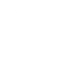
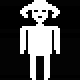
Two versions of the same layered image (80x80). Layer-by-layer changes:
painted on "Layer" over [0, 0, 80, 80]
